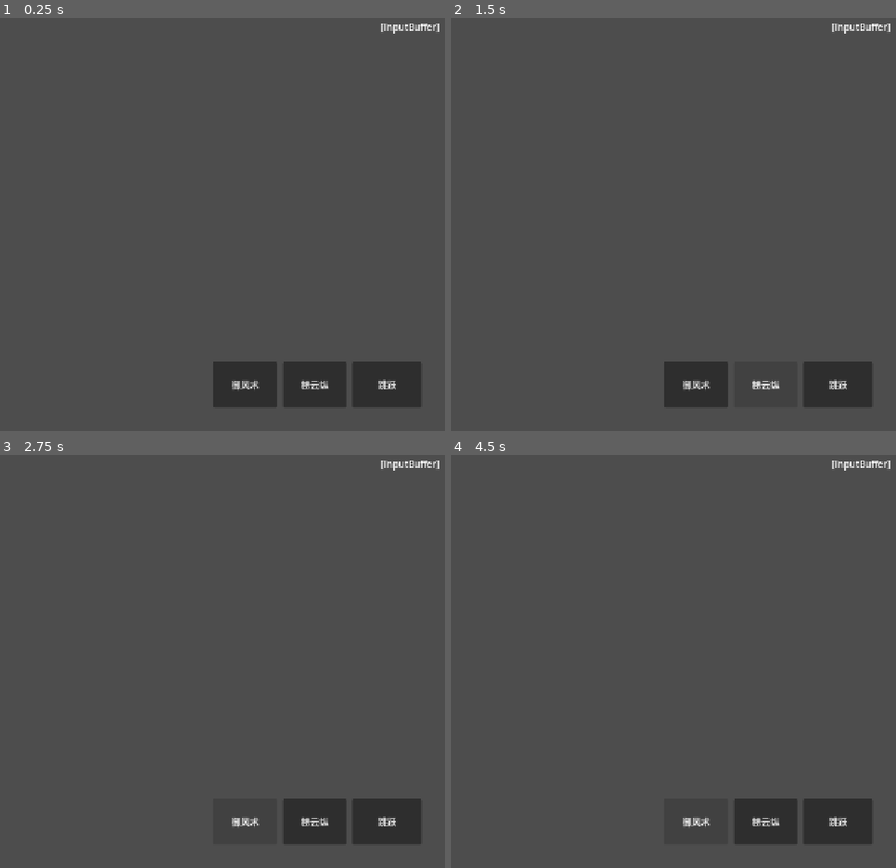
Above: before the commit, frames 1-4 (two rows, left to right).
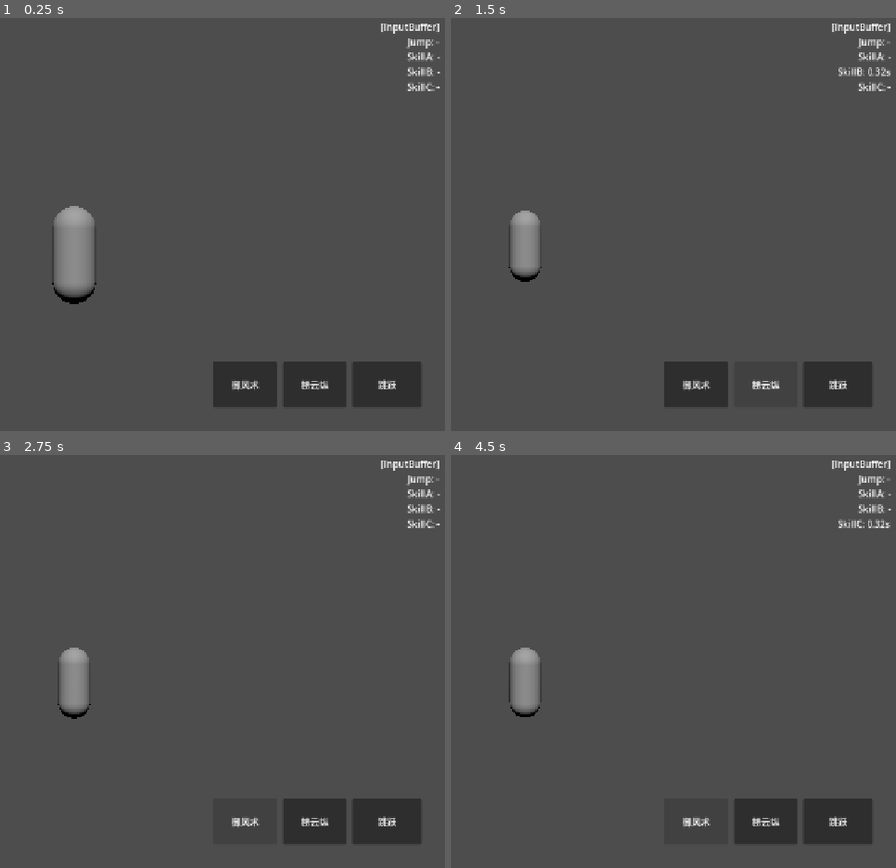
Above: after the commit, the same moments.

Repository: KStar001/GodotFly2
Game: Godot game, scene res://02scene/stage_001.tscn
The game is run twice, just before and just after one commit, with the same random seed, the same clock (stepped at 60 frames per second) and the same inputs.
Inputs:
- Up to frame 1 (0.25 s): no input
- Up to frame 2 (1.5 s): click "跳跃" at 0.5 s; click "梯云纵" at 1.25 s
- Up to frame 3 (2.75 s): click "御风术" at 2 s
- Up to frame 4 (4.5 s): click "跳跃" at 2.75 s; click "梯云纵" at 3.5 s; click "御风术" at 4.25 s

The runs differ from the first frame. In frame 1, 2.1% of the frame differs, in the area x 11-99%, y 4-70%; in frame 2, 1.3%; in frame 3, 1.3%; in frame 4, 1.3%.
Error before the commit: Parse Error: Could not find type "KsTableSkill" in the current scope. (res://01code/KsWorld.gd:20)

Commit message:
自动生成的文件

Diff:
--- a/01code/KsTableSkill.gd
+++ b/01code/KsTableSkill.gd
@@ -1,5 +1,6 @@
 #---------------------------------------------------------------------------------------------------
 extends Node
+class_name KsTableSkill
 # 技能配置表读取模块
 # 读取 10table/skill.csv，解析为 KsSkillData 字典，供全局查询
 # 用法：KsTableSkill.GetSkillById(1001)
--- a/02scene/player_001.tscn
+++ b/02scene/player_001.tscn
@@ -1,8 +1,12 @@
-[gd_scene load_steps=3 format=3 uid="uid://gf2player001"]
+[gd_scene load_steps=4 format=3 uid="uid://gf2player001"]
 
 [ext_resource type="Script" uid="uid://blewumheei0mv" path="res://01code/KsPlayer.gd" id="1_player"]
 
 [sub_resource type="CapsuleShape3D" id="Shape_player"]
+radius = 0.4
+height = 1.8
+
+[sub_resource type="CapsuleMesh" id="CapsuleMesh_jctef"]
 radius = 0.4
 height = 1.8
 
@@ -13,4 +17,8 @@
 transform = Transform3D(1, 0, 0, 0, 1, 0, 0, 0, 1, 0, 0.9, 0)
 shape = SubResource("Shape_player")
 
+[node name="MeshInstance3D" type="MeshInstance3D" parent="."]
+transform = Transform3D(1, 0, 0, 0, 1, 0, 0, 0, 1, 0, 0.9, 0)
+mesh = SubResource("CapsuleMesh_jctef")
+
 [node name="AnimationPlayer" type="AnimationPlayer" parent="."]
--- a/02scene/spike_001.tscn
+++ b/02scene/spike_001.tscn
@@ -10,27 +10,26 @@
 spread = 30.0
 initial_velocity_min = 0.8
 initial_velocity_max = 1.4
-gravity = Vector3(0, -9.8, 0)
 scale_min = 0.05
 scale_max = 0.1
-color = Color(1.0, 0.6, 0.1, 1.0)
+color = Color(1, 0.6, 0.1, 1)
 
 [node name="Spike001" type="Node3D"]
 script = ExtResource("1_spike")
 
 [node name="Visual" type="MeshInstance3D" parent="."]
-position = Vector3(0.0, 0.4, 0.0)
+transform = Transform3D(1, 0, 0, 0, 1, 0, 0, 0, 1, 0, 0.4, 0)
 
 [node name="HitBox" type="Area3D" parent="."]
 
 [node name="CollisionShape3D" type="CollisionShape3D" parent="HitBox"]
-position = Vector3(0.0, 0.42, 0.0)
+transform = Transform3D(1, 0, 0, 0, 1, 0, 0, 0, 1, 0, 0.42, 0)
 shape = SubResource("Shape_hitbox")
 
 [node name="WarningParticles" type="GPUParticles3D" parent="."]
+transform = Transform3D(1, 0, 0, 0, 1, 0, 0, 0, 1, 0, 0.1, 0)
 amount = 16
 lifetime = 0.8
 process_material = SubResource("ParticleMat_warn")
-position = Vector3(0.0, 0.1, 0.0)
 
 [connection signal="body_entered" from="HitBox" to="." method="_on_HitBox_body_entered"]
--- a/02scene/stage_001.tscn
+++ b/02scene/stage_001.tscn
@@ -1,187 +1,184 @@
-[gd_scene load_steps=6 format=3 uid="uid://gf2stage001"]
-
-[ext_resource type="Script" path="res://01code/KsWorld.gd" id="1_world"]
-[ext_resource type="Script" path="res://01code/KsCamera.gd" id="2_camera"]
-[ext_resource type="PackedScene" path="res://02scene/player_001.tscn" id="3_player"]
-[ext_resource type="PackedScene" path="res://02scene/spike_001.tscn" id="4_spike"]
+[gd_scene load_steps=9 format=3 uid="uid://gf2stage001"]
+
+[ext_resource type="Script" uid="uid://cxtlpxj6pnler" path="res://01code/KsWorld.gd" id="1_world"]
+[ext_resource type="Script" uid="uid://da3cs2dxwj1a6" path="res://01code/KsCamera.gd" id="2_camera"]
+[ext_resource type="PackedScene" uid="uid://gf2player001" path="res://02scene/player_001.tscn" id="3_player"]
+[ext_resource type="PackedScene" uid="uid://gf2spike001" path="res://02scene/spike_001.tscn" id="4_spike"]
 
 [sub_resource type="BoxShape3D" id="Shape_ground"]
-size = Vector3(400.0, 0.4, 4.0)
+size = Vector3(400, 0.4, 4)
 
 [sub_resource type="BoxShape3D" id="Shape_plat_wide"]
-size = Vector3(3.0, 0.2, 4.0)
+size = Vector3(3, 0.2, 4)
 
 [sub_resource type="BoxShape3D" id="Shape_plat_mid"]
-size = Vector3(2.0, 0.2, 4.0)
+size = Vector3(2, 0.2, 4)
 
 [sub_resource type="BoxShape3D" id="Shape_plat_narrow"]
-size = Vector3(1.2, 0.2, 4.0)
+size = Vector3(1.2, 0.2, 4)
 
 [node name="Stage001" type="Node3D"]
 script = ExtResource("1_world")
 
 [node name="MainPlayer" parent="." instance=ExtResource("3_player")]
-position = Vector3(1.0, 2.0, 0.0)
+transform = Transform3D(1, 0, 0, 0, 1, 0, 0, 0, 1, 1, 2, 0)
 
 [node name="MainCamera" type="Camera3D" parent="."]
 script = ExtResource("2_camera")
 
-[node name="WorldEnvironment" type="WorldEnvironment" parent="."]
-
 [node name="DirectionalLight" type="DirectionalLight3D" parent="."]
-position = Vector3(0.0, 10.0, 5.0)
-rotation_degrees = Vector3(-45.0, 0.0, 0.0)
+transform = Transform3D(1, 0, 0, 0, 0.707107, 0.707107, 0, -0.707107, 0.707107, 0, 10, 5)
 light_energy = 1.2
 shadow_enabled = true
 
 [node name="Platforms" type="Node3D" parent="."]
 
 [node name="Ground" type="StaticBody3D" parent="Platforms"]
-position = Vector3(100.0, -0.2, 0.0)
+transform = Transform3D(1, 0, 0, 0, 1, 0, 0, 0, 1, 100, -0.2, 0)
 
 [node name="CollisionShape3D" type="CollisionShape3D" parent="Platforms/Ground"]
 shape = SubResource("Shape_ground")
 
 [node name="Platform01" type="StaticBody3D" parent="Platforms"]
-position = Vector3(4.0, 1.2, 0.0)
+transform = Transform3D(1, 0, 0, 0, 1, 0, 0, 0, 1, 4, 1.2, 0)
 
 [node name="CollisionShape3D" type="CollisionShape3D" parent="Platforms/Platform01"]
 shape = SubResource("Shape_plat_wide")
 
 [node name="Platform02" type="StaticBody3D" parent="Platforms"]
-position = Vector3(7.5, 2.5, 0.0)
+transform = Transform3D(1, 0, 0, 0, 1, 0, 0, 0, 1, 7.5, 2.5, 0)
 
 [node name="CollisionShape3D" type="CollisionShape3D" parent="Platforms/Platform02"]
 shape = SubResource("Shape_plat_mid")
 
 [node name="Platform03" type="StaticBody3D" parent="Platforms"]
-position = Vector3(10.5, 1.3, 0.0)
+transform = Transform3D(1, 0, 0, 0, 1, 0, 0, 0, 1, 10.5, 1.3, 0)
 
 [node name="CollisionShape3D" type="CollisionShape3D" parent="Platforms/Platform03"]
 shape = SubResource("Shape_plat_narrow")
 
 [node name="Platform04" type="StaticBody3D" parent="Platforms"]
-position = Vector3(13.2, 3.0, 0.0)
+transform = Transform3D(1, 0, 0, 0, 1, 0, 0, 0, 1, 13.2, 3, 0)
 
 [node name="CollisionShape3D" type="CollisionShape3D" parent="Platforms/Platform04"]
 shape = SubResource("Shape_plat_mid")
 
 [node name="Platform05" type="StaticBody3D" parent="Platforms"]
-position = Vector3(16.0, 4.0, 0.0)
+transform = Transform3D(1, 0, 0, 0, 1, 0, 0, 0, 1, 16, 4, 0)
 
 [node name="CollisionShape3D" type="CollisionShape3D" parent="Platforms/Platform05"]
 shape = SubResource("Shape_plat_narrow")
 
 [node name="Platform06" type="StaticBody3D" parent="Platforms"]
-position = Vector3(18.8, 2.2, 0.0)
+transform = Transform3D(1, 0, 0, 0, 1, 0, 0, 0, 1, 18.8, 2.2, 0)
 
 [node name="CollisionShape3D" type="CollisionShape3D" parent="Platforms/Platform06"]
 shape = SubResource("Shape_plat_wide")
 
 [node name="Platform07" type="StaticBody3D" parent="Platforms"]
-position = Vector3(22.0, 1.4, 0.0)
+transform = Transform3D(1, 0, 0, 0, 1, 0, 0, 0, 1, 22, 1.4, 0)
 
 [node name="CollisionShape3D" type="CollisionShape3D" parent="Platforms/Platform07"]
 shape = SubResource("Shape_plat_mid")
 
 [node name="Platform08" type="StaticBody3D" parent="Platforms"]
-position = Vector3(25.0, 3.2, 0.0)
+transform = Transform3D(1, 0, 0, 0, 1, 0, 0, 0, 1, 25, 3.2, 0)
 
 [node name="CollisionShape3D" type="CollisionShape3D" parent="Platforms/Platform08"]
 shape = SubResource("Shape_plat_narrow")
 
 [node name="Platform09" type="StaticBody3D" parent="Platforms"]
-position = Vector3(27.8, 1.8, 0.0)
+transform = Transform3D(1, 0, 0, 0, 1, 0, 0, 0, 1, 27.8, 1.8, 0)
 
 [node name="CollisionShape3D" type="CollisionShape3D" parent="Platforms/Platform09"]
 shape = SubResource("Shape_plat_mid")
 
 [node name="Platform10" type="StaticBody3D" parent="Platforms"]
-position = Vector3(30.8, 2.8, 0.0)
+transform = Transform3D(1, 0, 0, 0, 1, 0, 0, 0, 1, 30.8, 2.8, 0)
 
 [node name="CollisionShape3D" type="CollisionShape3D" parent="Platforms/Platform10"]
 shape = SubResource("Shape_plat_wide")
 
 [node name="Platform11" type="StaticBody3D" parent="Platforms"]
-position = Vector3(34.2, 4.2, 0.0)
+transform = Transform3D(1, 0, 0, 0, 1, 0, 0, 0, 1, 34.2, 4.2, 0)
 
 [node name="CollisionShape3D" type="CollisionShape3D" parent="Platforms/Platform11"]
 shape = SubResource("Shape_plat_narrow")
 
 [node name="Platform12" type="StaticBody3D" parent="Platforms"]
-position = Vector3(37.0, 2.2, 0.0)
+transform = Transform3D(1, 0, 0, 0, 1, 0, 0, 0, 1, 37, 2.2, 0)
 
 [node name="CollisionShape3D" type="CollisionShape3D" parent="Platforms/Platform12"]
 shape = SubResource("Shape_plat_mid")
 
 [node name="Platform13" type="StaticBody3D" parent="Platforms"]
-position = Vector3(39.8, 1.0, 0.0)
+transform = Transform3D(1, 0, 0, 0, 1, 0, 0, 0, 1, 39.8, 1, 0)
 
 [node name="CollisionShape3D" type="CollisionShape3D" parent="Platforms/Platform13"]
 shape = SubResource("Shape_plat_wide")
 
 [node name="Platform14" type="StaticBody3D" parent="Platforms"]
-position = Vector3(43.2, 2.6, 0.0)
+transform = Transform3D(1, 0, 0, 0, 1, 0, 0, 0, 1, 43.2, 2.6, 0)
 
 [node name="CollisionShape3D" type="CollisionShape3D" parent="Platforms/Platform14"]
 shape = SubResource("Shape_plat_narrow")
 
 [node name="Platform15" type="StaticBody3D" parent="Platforms"]
-position = Vector3(46.0, 3.8, 0.0)
+transform = Transform3D(1, 0, 0, 0, 1, 0, 0, 0, 1, 46, 3.8, 0)
 
 [node name="CollisionShape3D" type="CollisionShape3D" parent="Platforms/Platform15"]
 shape = SubResource("Shape_plat_mid")
 
 [node name="Platform16" type="StaticBody3D" parent="Platforms"]
-position = Vector3(49.0, 2.0, 0.0)
+transform = Transform3D(1, 0, 0, 0, 1, 0, 0, 0, 1, 49, 2, 0)
 
 [node name="CollisionShape3D" type="CollisionShape3D" parent="Platforms/Platform16"]
 shape = SubResource("Shape_plat_wide")
 
 [node name="Platform17" type="StaticBody3D" parent="Platforms"]
-position = Vector3(52.5, 3.4, 0.0)
+transform = Transform3D(1, 0, 0, 0, 1, 0, 0, 0, 1, 52.5, 3.4, 0)
 
 [node name="CollisionShape3D" type="CollisionShape3D" parent="Platforms/Platform17"]
 shape = SubResource("Shape_plat_narrow")
 
 [node name="Platform18" type="StaticBody3D" parent="Platforms"]
-position = Vector3(55.5, 1.4, 0.0)
+transform = Transform3D(1, 0, 0, 0, 1, 0, 0, 0, 1, 55.5, 1.4, 0)
 
 [node name="CollisionShape3D" type="CollisionShape3D" parent="Platforms/Platform18"]
 shape = SubResource("Shape_plat_mid")
 
 [node name="Platform19" type="StaticBody3D" parent="Platforms"]
-position = Vector3(58.5, 3.0, 0.0)
+transform = Transform3D(1, 0, 0, 0, 1, 0, 0, 0, 1, 58.5, 3, 0)
 
 [node name="CollisionShape3D" type="CollisionShape3D" parent="Platforms/Platform19"]
 shape = SubResource("Shape_plat_wide")
 
 [node name="Platform20" type="StaticBody3D" parent="Platforms"]
-position = Vector3(62.0, 1.8, 0.0)
+transform = Transform3D(1, 0, 0, 0, 1, 0, 0, 0, 1, 62, 1.8, 0)
 
 [node name="CollisionShape3D" type="CollisionShape3D" parent="Platforms/Platform20"]
 shape = SubResource("Shape_plat_mid")
 
 [node name="Platform21" type="StaticBody3D" parent="Platforms"]
-position = Vector3(65.2, 4.0, 0.0)
+transform = Transform3D(1, 0, 0, 0, 1, 0, 0, 0, 1, 65.2, 4, 0)
 
 [node name="CollisionShape3D" type="CollisionShape3D" parent="Platforms/Platform21"]
 shape = SubResource("Shape_plat_narrow")
 
 [node name="Platform22" type="StaticBody3D" parent="Platforms"]
-position = Vector3(68.2, 2.4, 0.0)
+transform = Transform3D(1, 0, 0, 0, 1, 0, 0, 0, 1, 68.2, 2.4, 0)
 
 [node name="CollisionShape3D" type="CollisionShape3D" parent="Platforms/Platform22"]
 shape = SubResource("Shape_plat_wide")
 
 [node name="Platform23" type="StaticBody3D" parent="Platforms"]
-position = Vector3(71.8, 1.2, 0.0)
+transform = Transform3D(1, 0, 0, 0, 1, 0, 0, 0, 1, 71.8, 1.2, 0)
 
 [node name="CollisionShape3D" type="CollisionShape3D" parent="Platforms/Platform23"]
 shape = SubResource("Shape_plat_narrow")
 
 [node name="Platform24" type="StaticBody3D" parent="Platforms"]
-position = Vector3(74.8, 2.8, 0.0)
+transform = Transform3D(1, 0, 0, 0, 1, 0, 0, 0, 1, 74.8, 2.8, 0)
 
 [node name="CollisionShape3D" type="CollisionShape3D" parent="Platforms/Platform24"]
 shape = SubResource("Shape_plat_mid")
@@ -189,16 +186,16 @@
 [node name="Spikes" type="Node3D" parent="."]
 
 [node name="Spike01" parent="Spikes" instance=ExtResource("4_spike")]
-position = Vector3(5.8, 0.0, 0.0)
+transform = Transform3D(1, 0, 0, 0, 1, 0, 0, 0, 1, 5.8, 0, 0)
 
 [node name="Spike02" parent="Spikes" instance=ExtResource("4_spike")]
-position = Vector3(11.5, 0.0, 0.0)
+transform = Transform3D(1, 0, 0, 0, 1, 0, 0, 0, 1, 11.5, 0, 0)
 
 [node name="Spike03" parent="Spikes" instance=ExtResource("4_spike")]
-position = Vector3(23.5, 0.0, 0.0)
+transform = Transform3D(1, 0, 0, 0, 1, 0, 0, 0, 1, 23.5, 0, 0)
 
 [node name="Spike04" parent="Spikes" instance=ExtResource("4_spike")]
-position = Vector3(36.0, 0.0, 0.0)
+transform = Transform3D(1, 0, 0, 0, 1, 0, 0, 0, 1, 36, 0, 0)
 
 [node name="UI" type="CanvasLayer" parent="."]
 
@@ -241,9 +238,7 @@
 [node name="DebugLabel" type="Label" parent="UI"]
 anchors_preset = 1
 anchor_left = 1.0
-anchor_top = 0.0
-anchor_right = 1.0
-anchor_bottom = 0.0
+anchor_right = 1.0
 offset_left = -220.0
 offset_top = 10.0
 offset_right = -10.0
Not shown, added: 01code/KsActorCompSkill.gd.uid
Not shown, added: 01code/KsSkillData.gd.uid
Not shown, added: 01code/KsSpike.gd.uid
Not shown, added: 01code/KsTableSkill.gd.uid
Not shown, added: 01code/skill/KsSkillLogic_Base.gd.uid
Not shown, added: 01code/skill/KsSkillLogic_Jcty.gd.uid
Not shown, added: 01code/skill/KsSkillLogic_Qtds.gd.uid
Not shown: 1 places in 02scene/spike_001.tscn that only renumber resources
